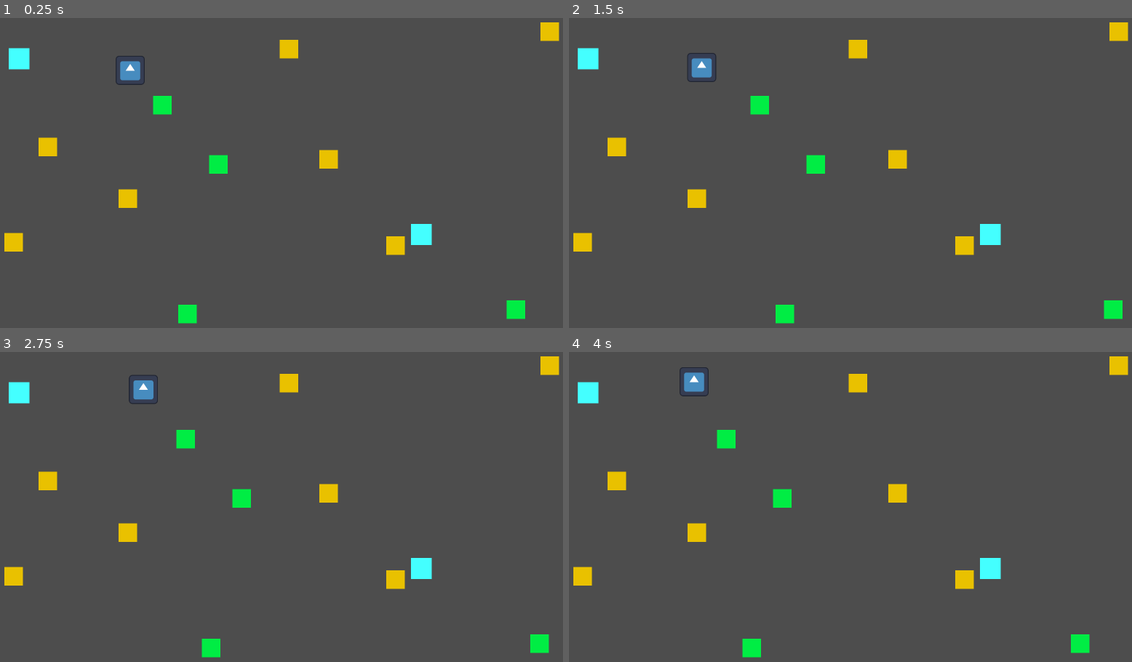
Above: before the commit, frames 1-4 (two rows, left to right).
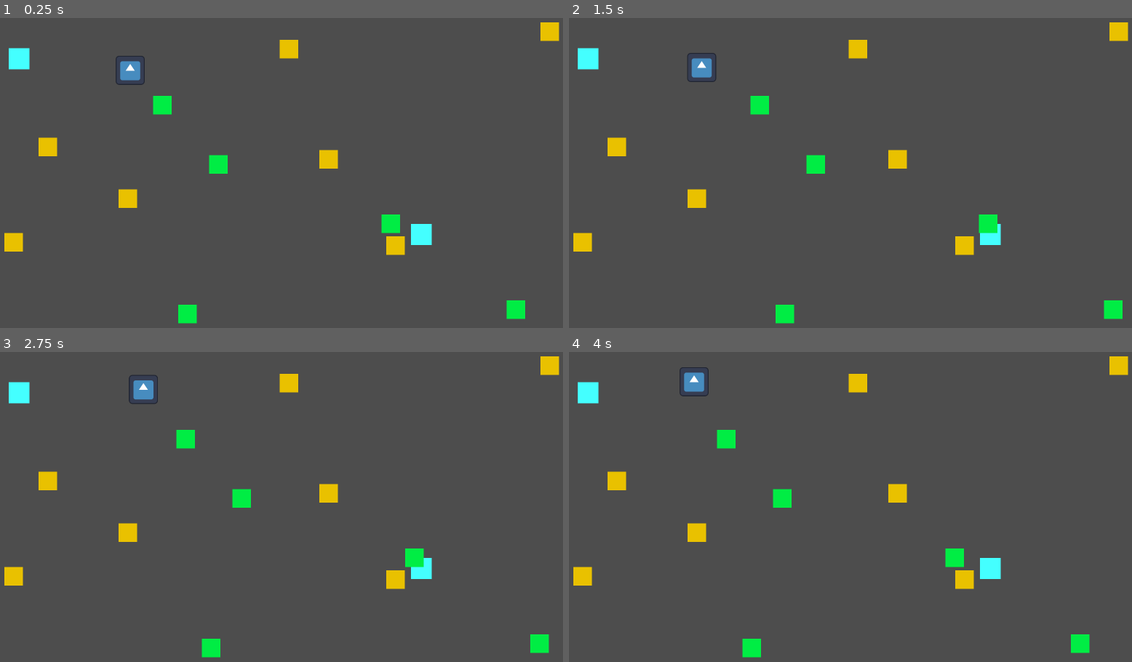
Above: after the commit, the same moments.

Repository: NervzZ/Designing-learning-tools-project
Game: Godot game, scene res://Levels/FirstLevel.tscn
Same seed, same stepped clock (60 frames per second), same inputs: the game is played once before the commit and once after it. This scene is started directly instead of the project's main scene. The engine's default icon, where the game draws it, is replaced by a stand-in: a white triangle on a blue panel in a dark square.
Inputs (mouse positions are in pixels of both pictures, inside the frame that each line leads up to):
- Up to frame 1 (0.25 s): no input
- Up to frame 2 (1.5 s): move the mouse to (968, 166) at 0.52 s; click (968, 166) at 0.67 s; drag from (726, 197) to (856, 49) at 1.27 s
- Up to frame 3 (2.75 s): move the mouse to (332, 445) at 2.02 s; click (332, 445) at 2.17 s
- Up to frame 4 (4 s): drag from (811, 581) to (698, 531) at 2.77 s; move the mouse to (1013, 565) at 3.52 s; click (1013, 565) at 3.67 s

The runs differ from the first frame. In frame 1, 0.2% of the frame differs, in the area x 67-72%, y 63-70%; in frame 2, 0.2%; in frame 3, 0.2%; in frame 4, 0.2%.

Commit message:
wesh idk

Diff:
--- a/Levels/FirstLevel.tscn
+++ b/Levels/FirstLevel.tscn
@@ -1,10 +1,11 @@
-[gd_scene load_steps=6 format=3 uid="uid://b4mhn0xuq0qvm"]
+[gd_scene load_steps=7 format=3 uid="uid://b4mhn0xuq0qvm"]
 
 [ext_resource type="Script" path="res://Scripts/Levels/FirstLevel.gd" id="1_lxgl7"]
 [ext_resource type="PackedScene" uid="uid://06kaxfqyqf67" path="res://Actors/Player.tscn" id="1_tei0q"]
 [ext_resource type="PackedScene" uid="uid://c8gtnk64i215a" path="res://Obstacles/Square.tscn" id="2_6uorv"]
 [ext_resource type="PackedScene" uid="uid://c4jeyoaiqgjqu" path="res://Obstacles/MovingSquare.tscn" id="3_q7h5g"]
 [ext_resource type="PackedScene" uid="uid://c2bykmyl23muc" path="res://portals/portal.tscn" id="5_hm2u4"]
+[ext_resource type="PackedScene" uid="uid://dfrq0af0aeww8" path="res://Levels/FirstLevel_copy_tst.tscn" id="6_84f8p"]
 
 [node name="FirstLevel" type="Node2D"]
 script = ExtResource("1_lxgl7")
@@ -51,4 +52,9 @@
 
 [node name="Portal2" parent="." instance=ExtResource("5_hm2u4")]
 position = Vector2(1938, 952)
+teleport_mode = 1
 destination_coords = Vector2(500, 200)
+destination_scene = ExtResource("6_84f8p")
+
+[node name="Square12" parent="." instance=ExtResource("3_q7h5g")]
+position = Vector2(1779, 905)
--- a/Scripts/Mechanics/portal.gd
+++ b/Scripts/Mechanics/portal.gd
@@ -1,7 +1,4 @@
 extends Node2D
-
-
-
 
 
 # Called when the node enters the scene tree for the first time.
@@ -25,8 +22,7 @@
 @export
 var destination_scene:PackedScene
 
-@export
-var destination_node:NodePath
+
 
 
 
@@ -43,10 +39,9 @@
 	body.global_transform.origin = destination_coords
 
 func teleportToNewScene(body:Node2D):
-	if destination_node:
-		var nd = get_tree().root.get_node(destination_node)
-		nd.add_child(body)
-		body.queue_free()
+	if destination_scene:
+		print("well, wouldn't it be great if this were implementead ahahhahah sorry")
+
 
 #not sure about the levelloader stuff,
 #also, can i use the levelloader to
